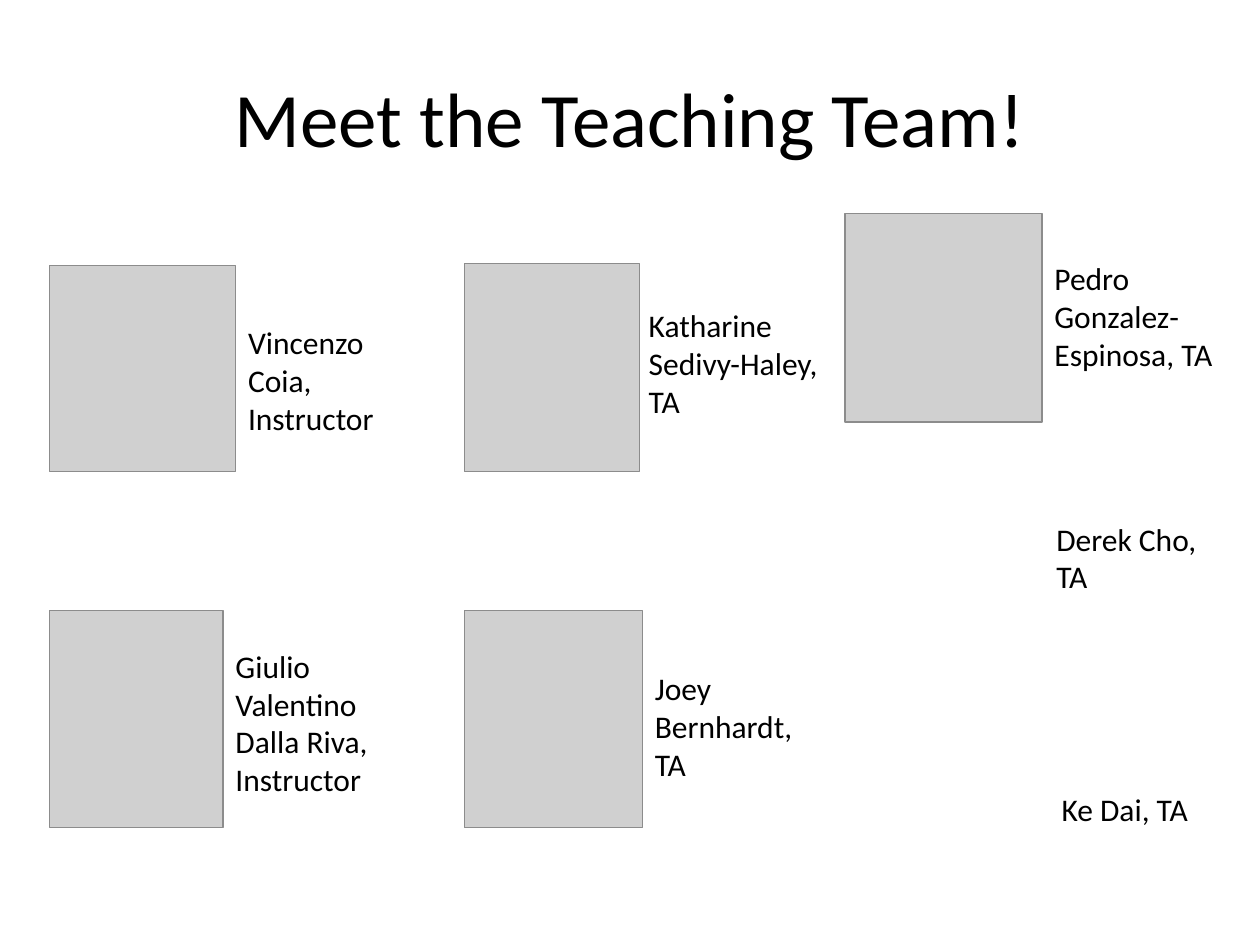
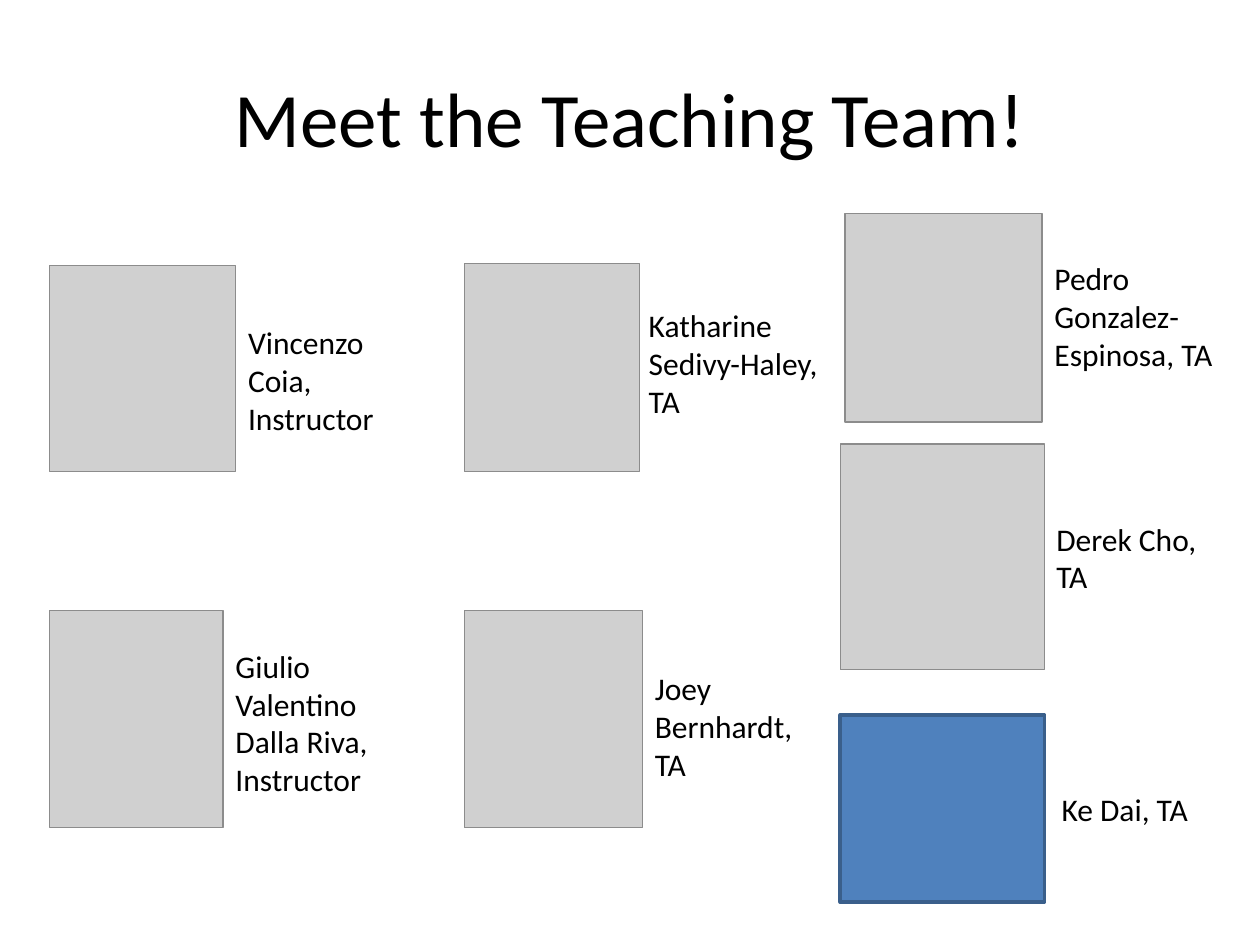
Before and after one commit to STAT545-UBC/STAT545-UBC-original-website, a slide deck: slide 3 of cm001-2017-ppt.pptx. Drawn at 1260x945 pixels with LibreOffice and Linux fonts; fonts in the diff are those of the drawing; grey boxes stand for pictures. Boxes give left, top, right and bottom in pixels: in the first picture for what was removed or moved away, otherwise in the second. Text is boxed around its words. In the diff, an @@ line names an element or a change of style, - is before the commit and + after.

```diff
--- a/cm001-2017-ppt.pptx
+++ b/cm001-2017-ppt.pptx
@@ picture added at [840,444,1045,669] @@
@@ rectangle added at [840,714,1045,902], fill #4F81BD, outline #3A5F8C 2 pt @@
```
Also in this commit, not shown: 1 slide added, 3 other files.
